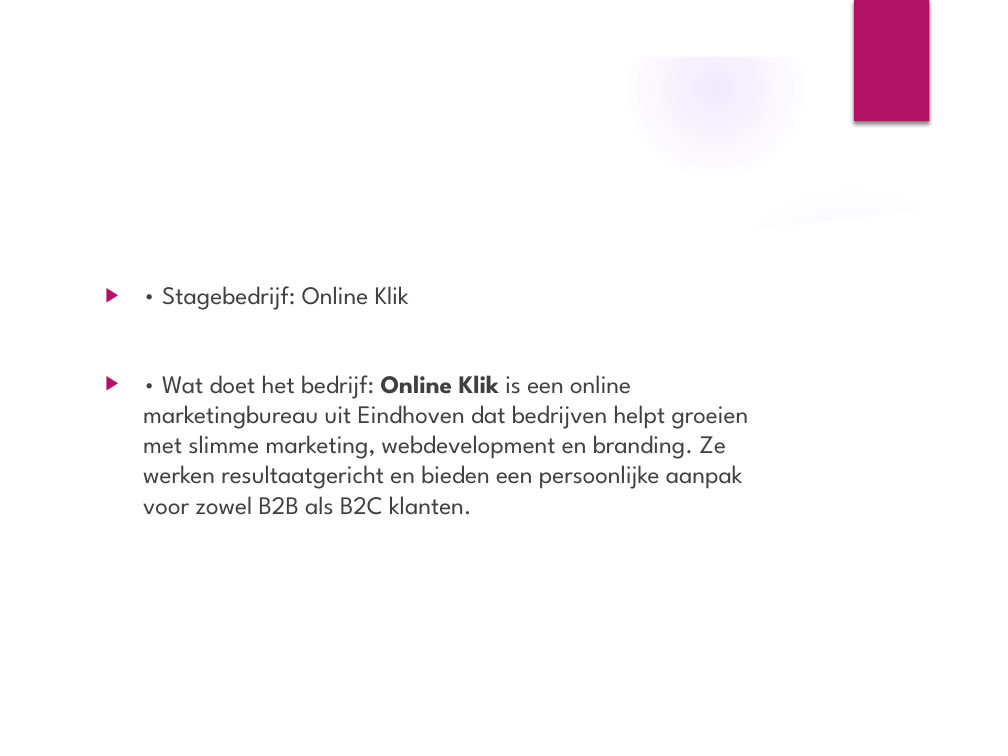
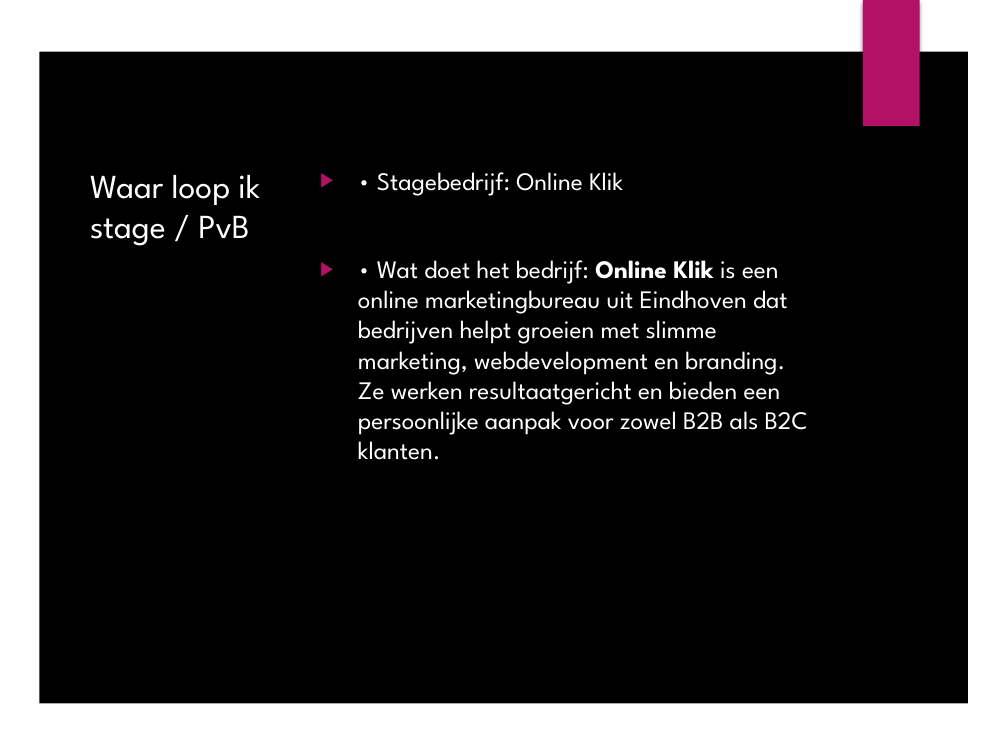
Before and after one commit to Farell17/stageportfolio, a slide deck: slide 3 of Examenpresentatie_WordPress_Plugin.pptx. Drawn at 1008x756 pixels with LibreOffice and Linux fonts; fonts in the diff are those of the drawing; background and template pictures are left out. Boxes give left, top, right and bottom in pixels: in the first picture for what was removed or moved away, otherwise in the second. Text is boxed around its words. In the diff, an @@ line names an element or a change of style, - is before the commit and + after.

```diff
--- a/Examenpresentatie_WordPress_Plugin.pptx
+++ b/Examenpresentatie_WordPress_Plugin.pptx
@@ rectangle added at (x1=0, y1=0, x2=1008, y2=756), fill #000000 @@
@@ freeform shape added at (x1=0, y1=0, x2=1008, y2=756), fill #FFFFFF @@
@@ rectangle added at (x1=863, y1=0, x2=919, y2=126), fill #B31166 @@
@@ title "Waar loop ik stage / ..." moved from (x1=96, y1=102, x2=795, y2=180) to (x1=90, y1=175, x2=260, y2=246) @@
@@ title "Waar loop ik stage / ..." at (x1=90, y1=175, x2=260, y2=246): size 32 to 24 pt; vertical alignment middle to top @@
@@ text "• Stagebedrijf: Online Klik" moved from (x1=143, y1=286, x2=749, y2=515) to (x1=358, y1=172, x2=808, y2=460) @@
@@ text "• Stagebedrijf: Online Klik" at (x1=358, y1=172, x2=808, y2=460): text colour #404040 to #FFFFFF @@
@@ freeform shape removed at (x1=700, y1=176, x2=965, y2=255) @@
@@ freeform shape removed at (x1=53, y1=205, x2=955, y2=705) @@
@@ ellipse removed at (x1=695, y1=184, x2=1005, y2=495) @@
```
Also in this commit, not shown: 5 other slides changed, 11 slides added, 1 slide removed.
